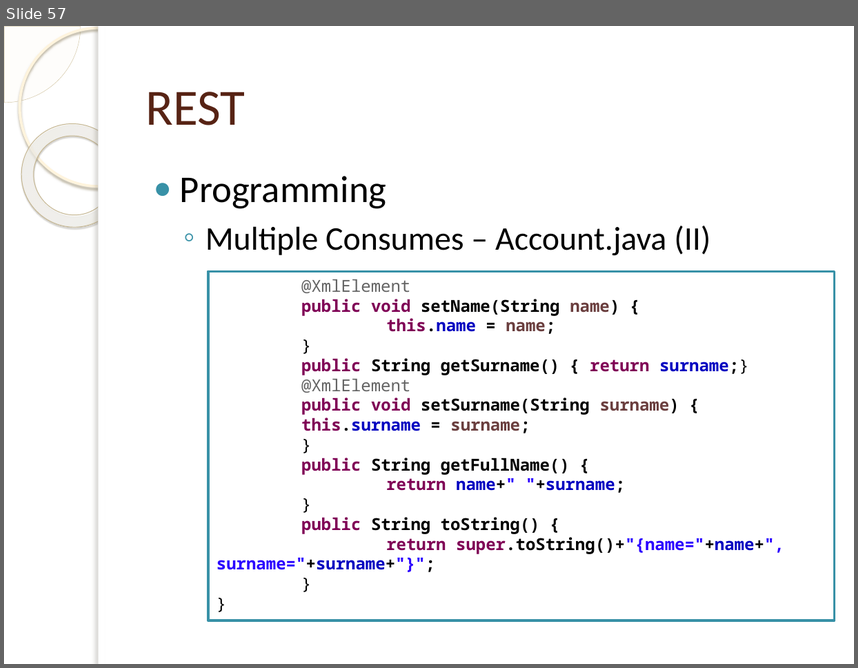
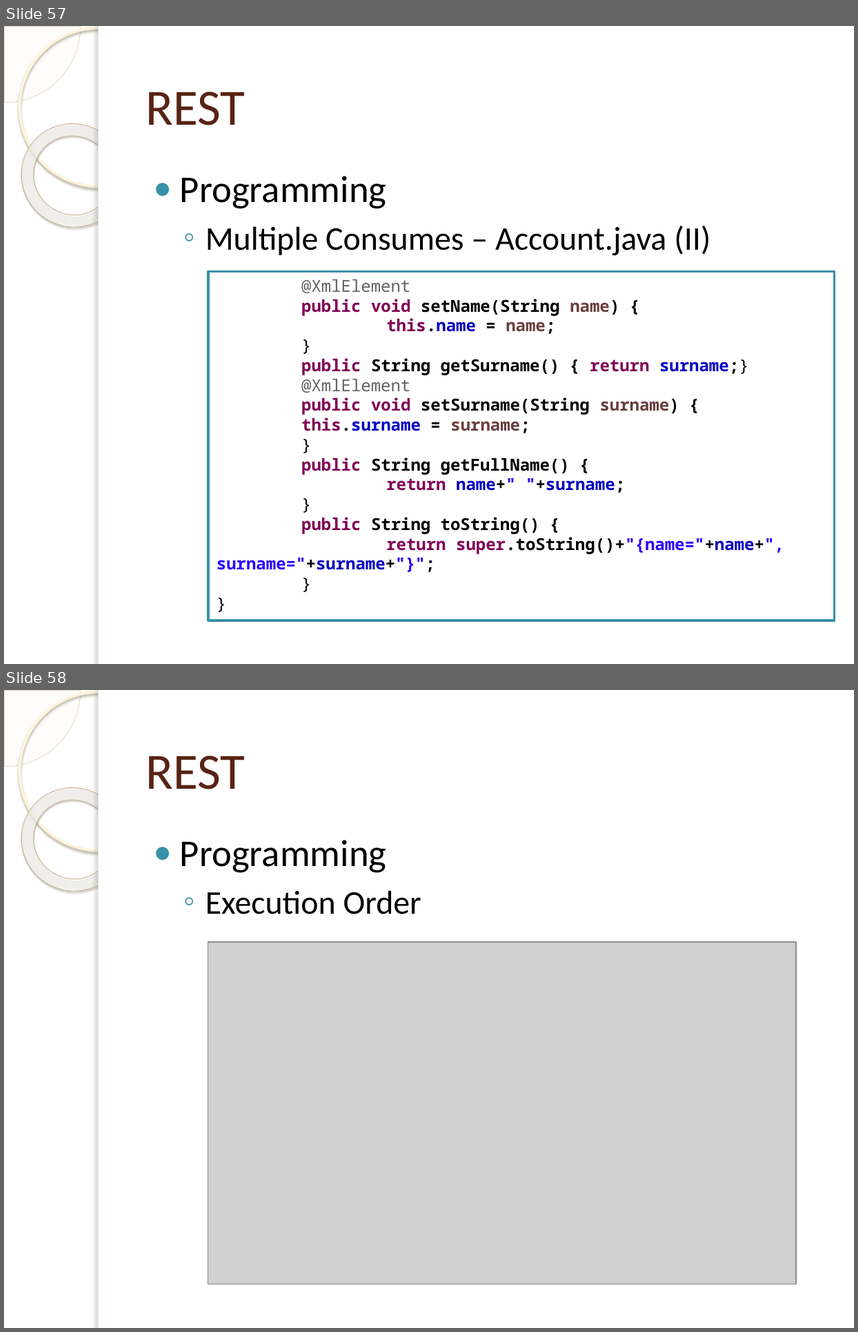
Before and after one commit to tassun/train-rest, a slide deck: Introduction to Rest.pptx. Shown one above the other, each under a label of ours: slide 57 before the commit, slides 57 and 58 after it. The pictures are 858x668 and 858x1332 pixels, drawn with LibreOffice and Linux fonts; fonts in the diff are those of the drawing; grey boxes stand for pictures; background and template pictures are left out. Boxes give left, top, right and bottom in pixels: in the first picture for what was removed or moved away, otherwise in the second. Text is boxed around its words. In the diff, an @@ line names an element or a change of style, - is before the commit and + after.

```diff
--- a/Introduction to Rest.pptx
+++ b/Introduction to Rest.pptx
@@ slide 58 added at (4,690,854,1328), background picture (left out); not listed: 5 template elements that a slide beside it also shows @@
@@ title added at (146,756,245,789), 43 pt, text #572314 @@
+REST
@@ text added at (180,840,421,914), 28 pt, text #000000 @@
+● Programming
+  ◦ Execution Order
@@ picture added at (208,942,796,1283) @@
```
Also in this commit, not shown: 1 other file.
